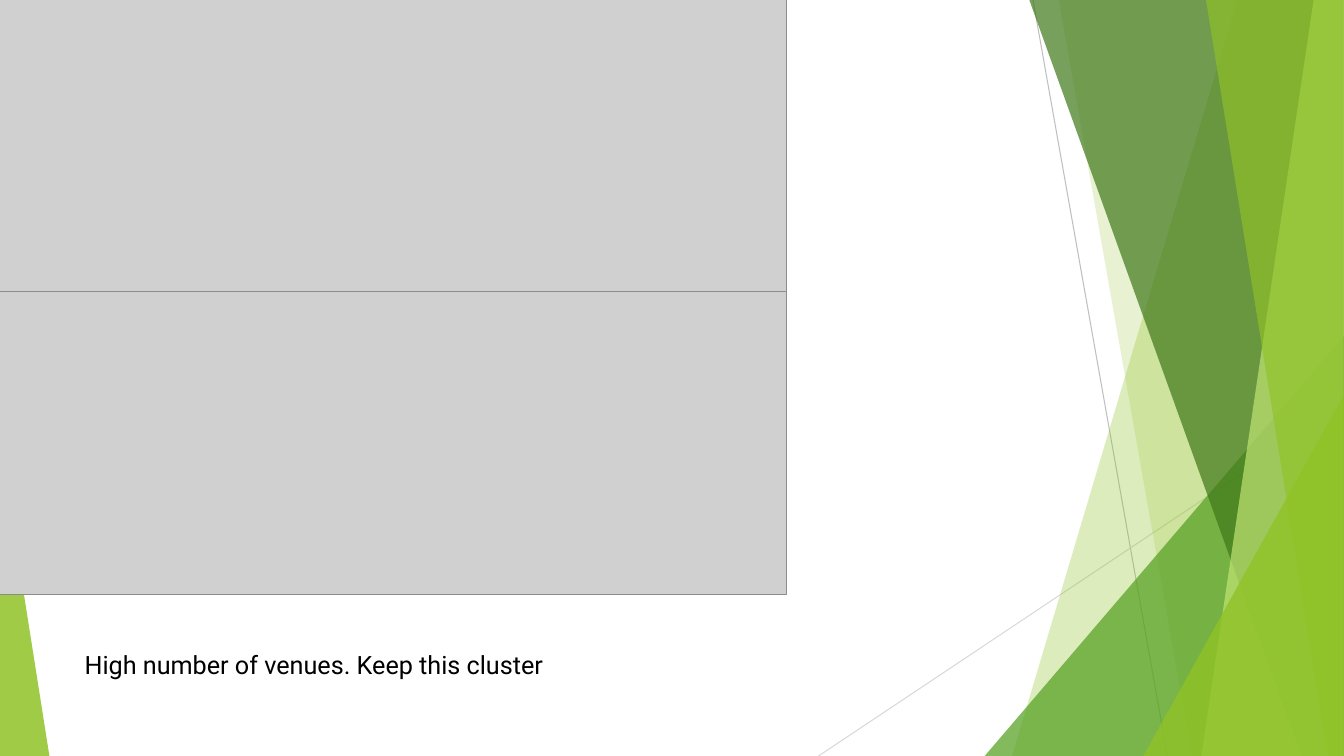
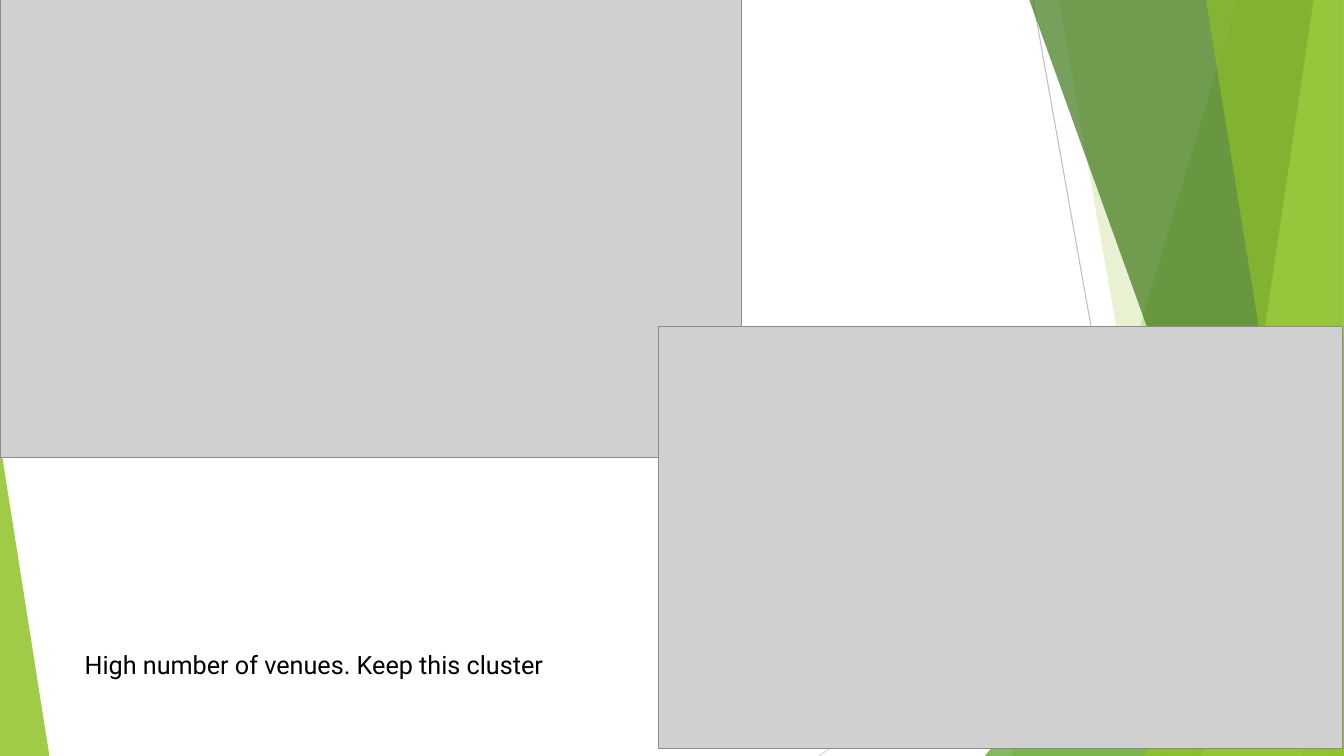
Before and after one commit to giahuy9751990/Coursera_Capstone, a slide deck: slide 9 of Presentation.pptx. Drawn at 1344x756 pixels with LibreOffice and Linux fonts; fonts in the diff are those of the drawing; grey boxes stand for pictures. Boxes give left, top, right and bottom in pixels: in the first picture for what was removed or moved away, otherwise in the second. Text is boxed around its words. In the diff, an @@ line names an element or a change of style, - is before the commit and + after.

```diff
--- a/Presentation.pptx
+++ b/Presentation.pptx
@@ picture: place and size @@
-picture at (0,0,786,292)
+picture at (0,0,741,458)
@@ picture removed at (0,292,786,595) @@
@@ picture added at (658,327,1342,749) @@
```
Also in this commit, not shown: 2 other slides changed, 9 other files.
